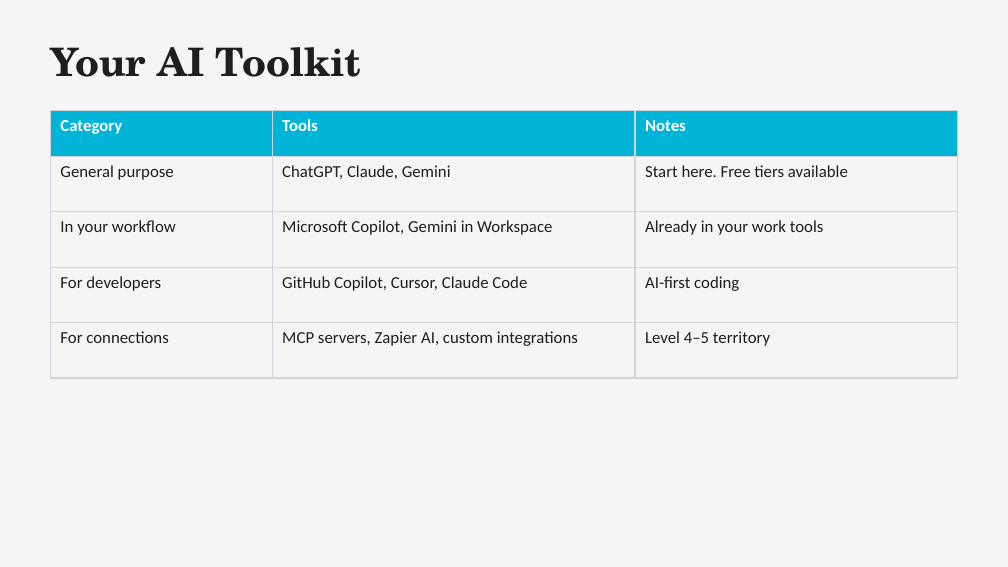
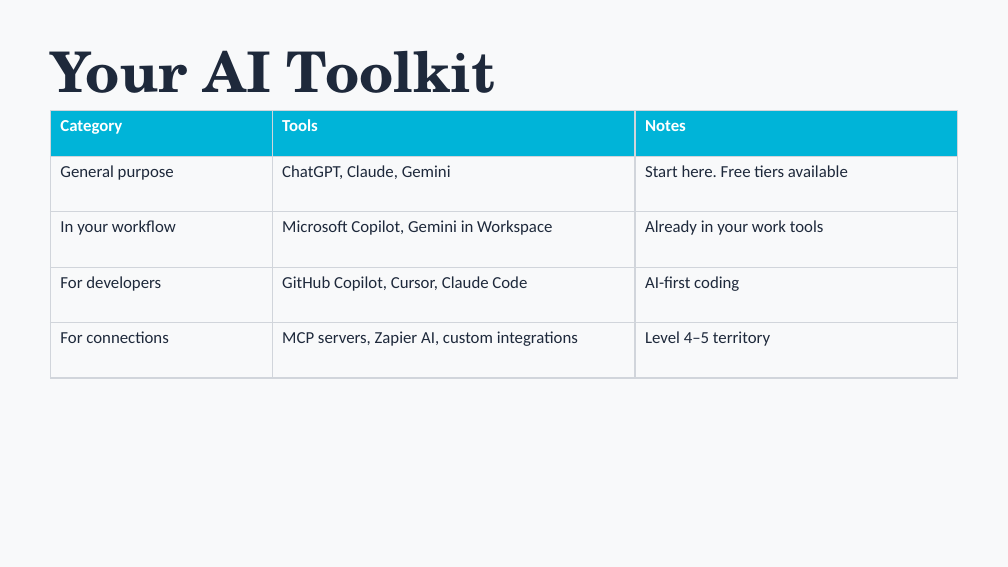
Before and after one commit to michaelengland/ai-best-practices, a slide deck: slide 44 of Getting-Agents-to-Give-Up-Their-Secrets.pptx. Drawn at 1008x567 pixels with LibreOffice and Linux fonts; fonts in the diff are those of the drawing. Boxes give left, top, right and bottom in pixels: in the first picture for what was removed or moved away, otherwise in the second. Text is boxed around its words. In the diff, an @@ line names an element or a change of style, - is before the commit and + after.

```diff
--- a/Getting-Agents-to-Give-Up-Their-Secrets.pptx
+++ b/Getting-Agents-to-Give-Up-Their-Secrets.pptx
@@ background #F5F5F5 to #F8F9FA @@
@@ text "Your AI Toolkit" at bbox=[50, 50, 495, 112]: size 28 to 40 pt, text colour #1E1E1E to #1E293B @@
@@ table at bbox=[50, 111, 958, 350] @@
@@ text colour #1E1E1E to #1E293B @@
```
Also in this commit, not shown: 46 other slides changed, 1 other file.
